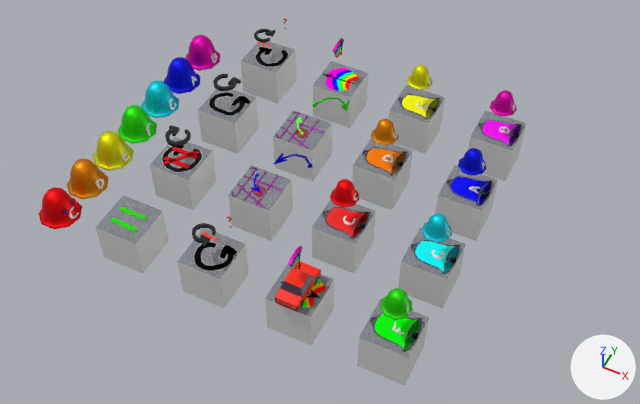
The Blender file models.blend as it was, and as the next commit left it.
Before and after are seen from a 50 mm lens placed at (8.95, -9.03, 14.54), pointed at (3.47, 1.93, 0.84). The axes (+X, +Y, +Z) are drawn at lower right. The lights are the same throughout.

Script lines for the objects in view, before the commit:
```python
me_cmd_04_left_if = bpy.data.meshes.new('cmd 04 left if')
me_cmd_04_left_if.from_pydata(...)  # 8 vertices, 6 faces; spans x -0.5..0.5, y -0.5..0.5, z -0.5..0.5
# faces by material slot: [1, 5]
me_cmd_04_left_if.materials.append(mat_commands)  # picture img_commands_png
me_cmd_04_left_if.materials.append(mat_white)  # white #e7e7e7
me_roof_09_bell_c = bpy.data.meshes.new('roof 09 bell C')
me_roof_09_bell_c.from_pydata(...)  # 319 vertices, 323 faces; spans x -0.3..0.3, y -0.284..0.306, z -0.858..-0.37
# faces by material slot: [56, 209, 58]
me_roof_09_bell_c.materials.append(mat_clapper)  # grey #7f7f7f
me_roof_09_bell_c.materials.append(mat_bell_c)  # red #ff000e
me_roof_09_bell_c.materials.append(mat_white)  # white #e7e7e7
me_roof_12_bell_f = bpy.data.meshes.new('roof 12 bell F')
me_roof_12_bell_f.from_pydata(...)  # 305 vertices, 306 faces; spans x -0.3..0.3, y -0.284..0.306, z -0.858..-0.37
# faces by material slot: [56, 209, 41]
me_roof_12_bell_f.materials.append(mat_clapper)  # grey #7f7f7f
me_roof_12_bell_f.materials.append(mat_bell_f)  # green #2ce700
me_roof_12_bell_f.materials.append(mat_white)  # white #e7e7e7
ob_cmd_04_left_if = bpy.data.objects.new('cmd 04 left if', me_cmd_04_left_if)
ob_cmd_04_left_if.location = (2.0, 0.0, 0.0)
ob_roof_09_bell_c = bpy.data.objects.new('roof 09 bell C', me_roof_09_bell_c)
ob_roof_09_bell_c.location = (4.0, 2.0, 2.0)
ob_roof_12_bell_f = bpy.data.objects.new('roof 12 bell F', me_roof_12_bell_f)
ob_roof_12_bell_f.location = (6.0, 0.0, 1.99)
# also in view: 'cmd 12 bell F' at (6.0, 0.0, 0.01); 'cmd 08 dec' at (4.0, 0.0, 0.0); 'car' at (4.0, -0.06, 0.74); 'cmd 14 bell A' at (6.0, 4.0, 0.01); 'cmd 07 inc' at (2.0, 6.0, 0.0)
```
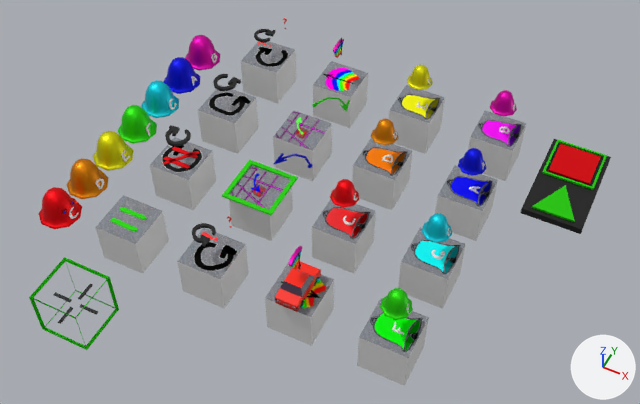
What differs and where, as boxes (x1, y1, x2, y2) in the pictures (640 x 404 px):
```json
{"object": "control panel", "change": "added", "after": [521, 139, 611, 234], "faces in mat_eyelids (black #070707)": [521, 139, 611, 234], "faces in mat_bell_c (red #ff000e)": [548, 144, 601, 185], "faces in mat_bell_f (green #2ce700)": [532, 185, 574, 222]}
{"object": "cmd selected", "change": "added", "after": [29, 257, 119, 350], "on screen": "green"}
{"object": "frame", "change": "added", "after": [222, 159, 298, 216], "on screen": "green"}
{"object": "button selected", "change": "added", "after": [542, 139, 607, 190], "on screen": "green"}
{"object": "cross", "change": "added", "after": [53, 284, 98, 324]}
```

The change, as JSON lines over the scene's bpy script:
```json
{"op": "add", "block": "me_button_selected", "code": ["me_button_selected = bpy.data.meshes.new('button selected')", "me_button_selected.from_pydata(...)  # 16 vertices, 16 faces; spans x -0.48..0.48, y -0.509..0.45, z 0.0..0.04", "me_button_selected.materials.append(mat_bell_f)  # green #2ce700"]}
{"op": "add", "block": "me_control_panel", "code": ["me_control_panel = bpy.data.meshes.new('control panel')", "me_control_panel.from_pydata(...)  # 22 vertices, 17 faces; spans x -0.55..0.56, y -1.0..1.0, z -0.13..0.04", "# faces by material slot: [6, 5, 6]", "me_control_panel.materials.append(mat_bell_c)  # red #ff000e", "me_control_panel.materials.append(mat_bell_f)  # green #2ce700", "me_control_panel.materials.append(mat_eyelids)  # black #070707"]}
{"op": "add", "block": "me_cmd_selected", "code": ["me_cmd_selected = bpy.data.meshes.new('cmd selected')", "me_cmd_selected.from_pydata(...)  # 32 vertices, 24 faces; spans x -0.55..0.55, y -0.55..0.55, z -0.55..0.55", "me_cmd_selected.materials.append(mat_bell_f)  # green #2ce700"]}
{"op": "add", "block": "me_cross", "code": ["me_cross = bpy.data.meshes.new('cross')", "me_cross.from_pydata(...)  # a box spanning x -0.028..0.039, y 0.117..0.525, z 0.0..0.02; a box spanning x -0.031..0.036, y -0.525..-0.117, z 0.0..0.02; a box spanning x 0.122..0.529, y -0.035..0.032, z 0.0..0.02; a box spanning x -0.521..-0.113, y -0.032..0.035, z 0.0..0.02", "me_cross.materials.append(mat_eyelids)  # black #070707"]}
{"op": "add", "block": "me_frame", "code": ["me_frame = bpy.data.meshes.new('frame')", "me_frame.from_pydata(...)  # 16 vertices, 16 faces; spans x -0.6..0.6, y -0.6..0.6, z 0.5..0.54", "me_frame.materials.append(mat_bell_f)  # green #2ce700"]}
{"op": "add", "block": "ob_button_selected", "code": ["ob_button_selected = bpy.data.objects.new('button selected', me_button_selected)", "ob_button_selected.location = (8.02, 3.52, 2.6)"]}
{"op": "add", "block": "ob_control_panel", "code": ["ob_control_panel = bpy.data.objects.new('control panel', me_control_panel)", "ob_control_panel.location = (8.02, 3.0, 2.6)"]}
{"op": "add", "block": "ob_cmd_selected", "code": ["ob_cmd_selected = bpy.data.objects.new('cmd selected', me_cmd_selected)", "ob_cmd_selected.location = (0.0, -2.0, 0.0)"]}
{"op": "add", "block": "ob_cross", "code": ["ob_cross = bpy.data.objects.new('cross', me_cross)", "ob_cross.location = (0.0, -2.0, 0.0)"]}
{"op": "add", "block": "ob_frame", "code": ["ob_frame = bpy.data.objects.new('frame', me_frame)", "ob_frame.location = (2.0, 2.0, 0.0)"]}
```
